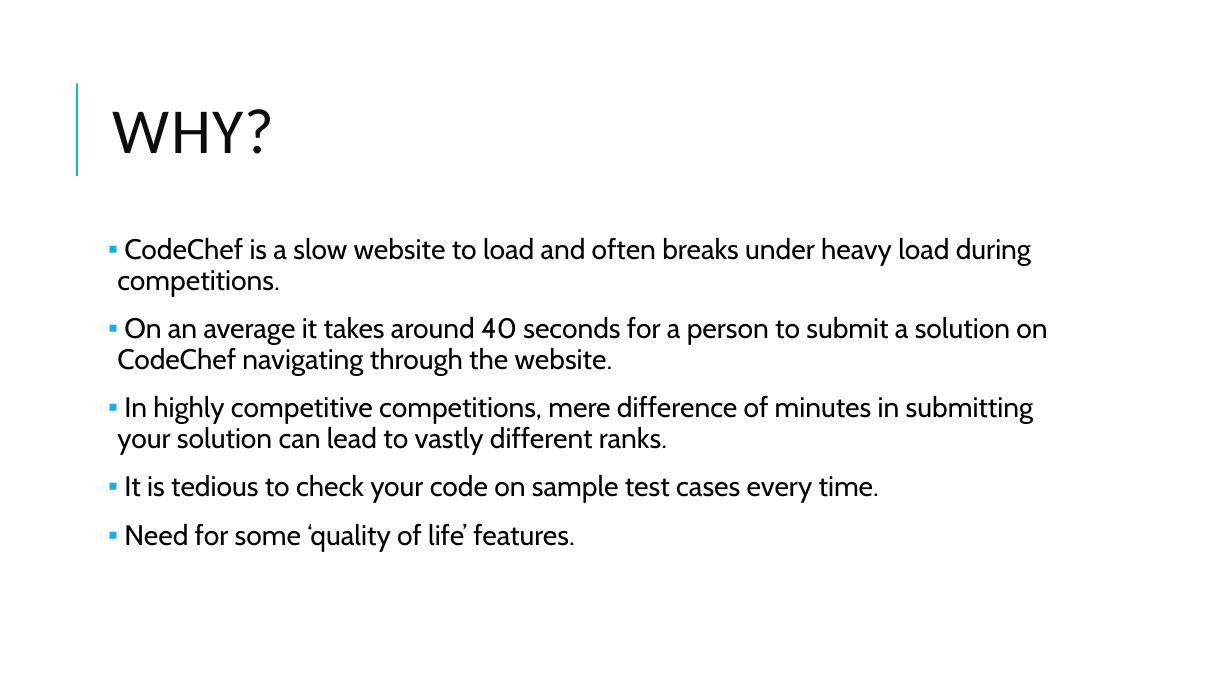
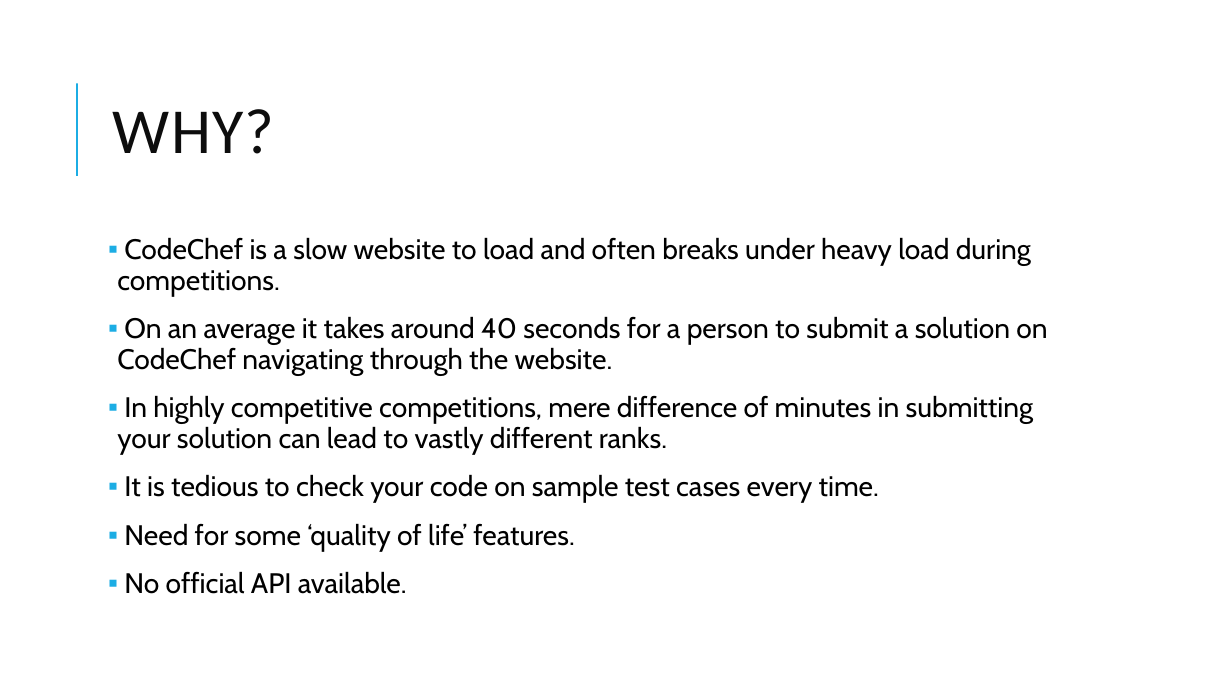
Before and after one commit to IshaanG/CodeChef-Buddy, a slide deck: slide 3 of Codechef buddy1.odp. Drawn at 1232x693 pixels with LibreOffice and Linux fonts; fonts in the diff are those of the drawing. Boxes give left, top, right and bottom in pixels: in the first picture for what was removed or moved away, otherwise in the second. Text is boxed around its words. In the diff, an @@ line names an element or a change of style, - is before the commit and + after.

```diff
--- a/Codechef buddy1.odp
+++ b/Codechef buddy1.odp
@@ text at [124,571,407,594]: paragraph added @@
+▪ No official API available.
```
Also in this commit, not shown: 7 other slides changed, 5 slides removed, 1 other file.
